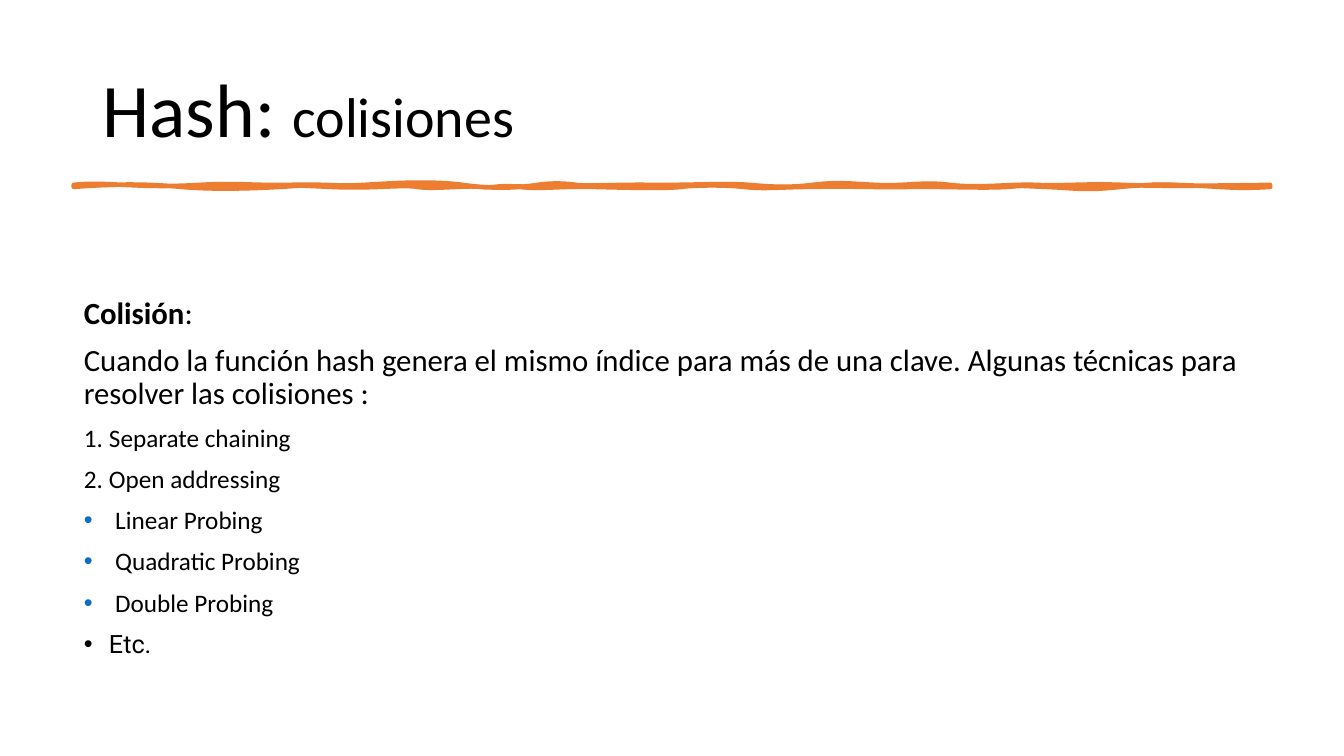
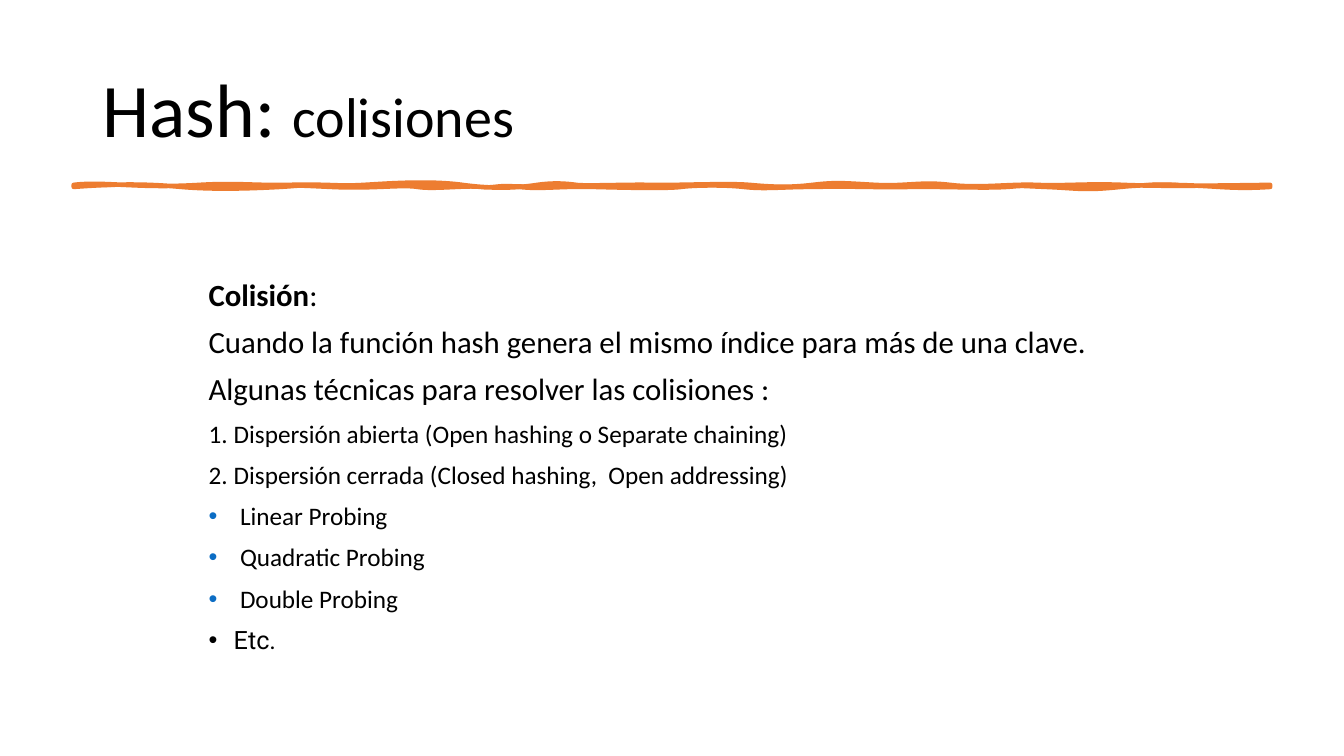
Before and after one commit to ppa-docencia-u/usm-ejemplos-estdatos, a slide deck: slide 120 of presentacion/Estructuras de datos-1.pptx (slide 119 before the commit). Drawn at 1344x756 pixels with LibreOffice and Linux fonts; fonts in the diff are those of the drawing. Boxes give left, top, right and bottom in pixels: in the first picture for what was removed or moved away, otherwise in the second. Text is boxed around its words. In the diff, an @@ line names an element or a change of style, - is before the commit and + after.

Commit message:
Presentación Separate Chaining y Open Addressing

```diff
--- a/presentacion/Estructuras de datos-1.pptx
+++ b/presentacion/Estructuras de datos-1.pptx
@@ text "Colisión:": place and size @@
-text "Colisión:" at box(84, 302, 1237, 654)
+text "Colisión:" at box(209, 284, 1086, 650)
@@ text at box(209, 331, 1086, 489): text changed @@
-Cuando la función hash genera el mismo índice para más de una clave. Algunas técnicas para resolver las colisiones :
-1. Separate chaining
-2. Open addressing
+Cuando la función hash genera el mismo índice para más de una clave.
+Algunas técnicas para resolver las colisiones :
+1. Dispersión abierta (Open hashing o Separate chaining)
+2. Dispersión cerrada (Closed hashing, Open addressing)
```
Also in this commit, not shown: 8 other slides changed, 3 slides added.
